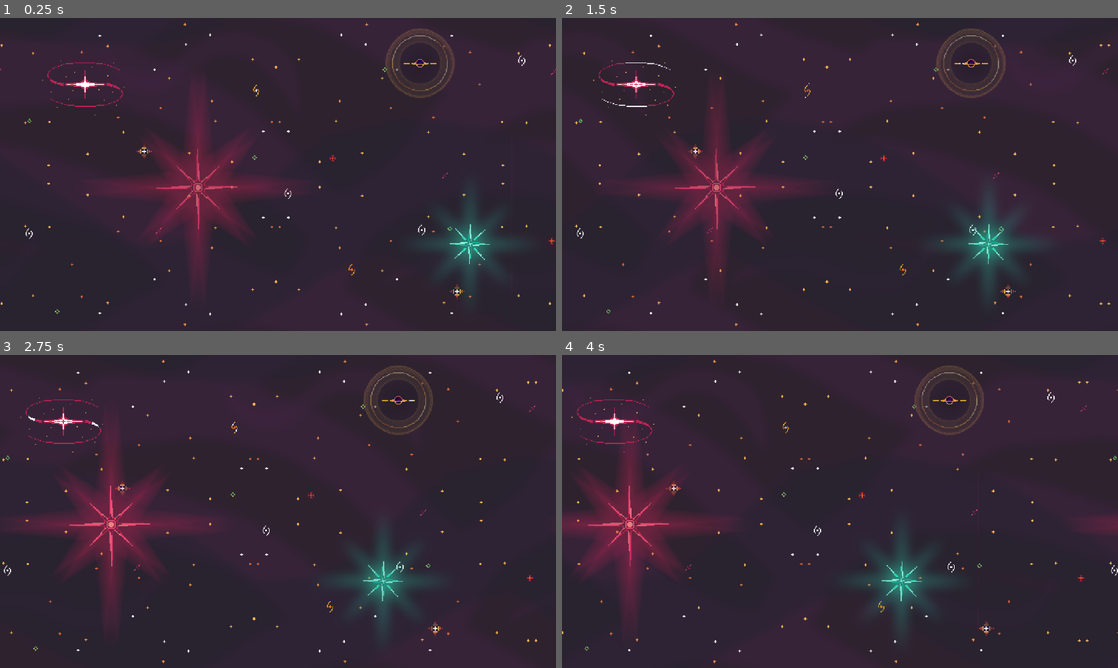
Above: before the commit, frames 1-4 (two rows, left to right).
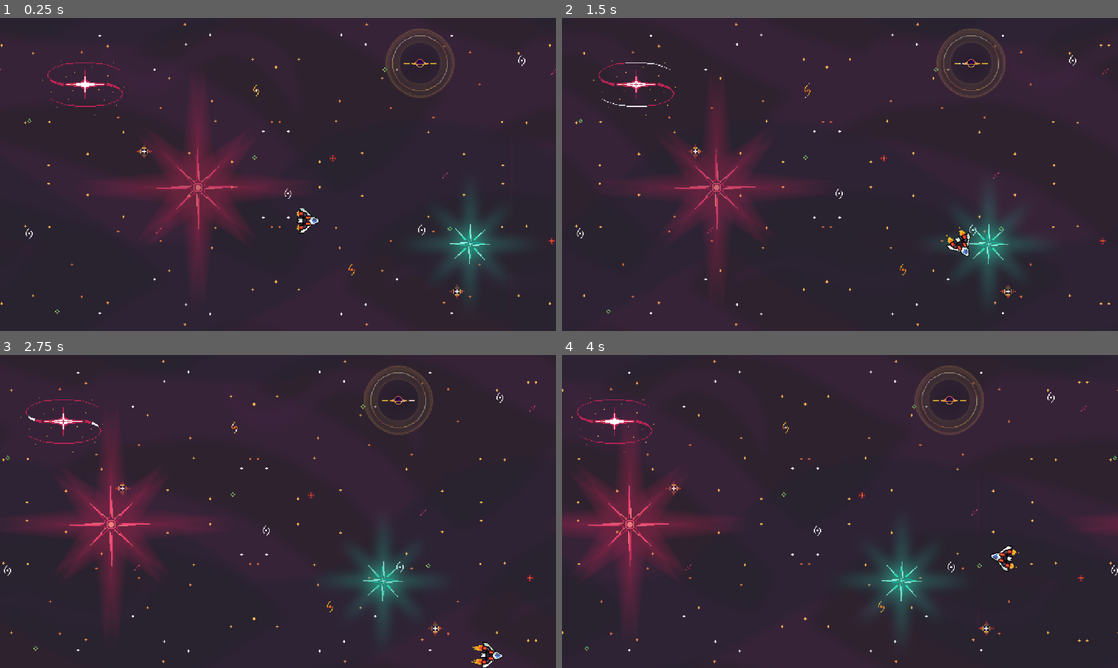
Above: after the commit, the same moments.

Repository: halmango/godot_start
Game: Godot game, scene res://Scenes/Game/Game.tscn
The game is run twice, just before and just after one commit, with the same random seed, the same clock (stepped at 60 frames per second) and the same inputs. The project has no main scene, so this scene is started directly.
Inputs:
- Up to frame 1 (0.25 s): no input
- Up to frame 2 (1.5 s): hold Right (move_right, bound only after the commit) 0.53-1.28 s; tap Shift (Boost, bound only after the commit) at 0.6, 1.35 s; hold Down (move_down, bound only after the commit) from 1.28 s (still down)
- Up to frame 3 (2.75 s): release Down (move_down, bound only after the commit) at 2.03 s; hold Right (move_right, bound only after the commit) from 2.03 s (still down); tap Shift (Boost, bound only after the commit) at 2.1 s
- Up to frame 4 (4 s): release Right (move_right, bound only after the commit) at 2.78 s; hold Up (move_up, bound only after the commit) 2.78-3.53 s; tap Shift (Boost, bound only after the commit) at 2.85, 3.6 s; hold Left (move_left, bound only after the commit) from 3.53 s (still down)

The runs differ from the first frame. In frame 1, 0.2% of the frame differs, in the area x 53-58%, y 60-69%; in frame 2, 0.2%, in the area x 69-74%, y 66-77%; in frame 3, 0.2%; in frame 4, 0.2%.

Commit message:
spaceX Create player scene (#16) close #16

Diff:
--- a/spaceX/Scenes/Game/Game.tscn
+++ b/spaceX/Scenes/Game/Game.tscn
@@ -1,9 +1,13 @@
 [gd_scene format=3 uid="uid://b5i7drqau2kad"]
 
-[ext_resource type="PackedScene" uid="uid://buuced2sku3oe" path="res://Scenes/Gamebackground/Gamebg.tscn" id="1_hqwdr"]
+[ext_resource type="PackedScene" uid="uid://buuced2sku3oe" path="res://Scenes/Gamebackground/gamebg.tscn" id="1_mv0hc"]
+[ext_resource type="PackedScene" uid="uid://cej4yt13oc6fv" path="res://Scenes/Player/player.tscn" id="2_qxfds"]
 
 [node name="Game" type="Node2D" unique_id=1280405625]
 
-[node name="GameBackground" parent="." unique_id=1637839733 instance=ExtResource("1_hqwdr")]
+[node name="GameBackground" parent="." unique_id=1637839733 instance=ExtResource("1_mv0hc")]
 offset = Vector2(320, 180)
 transform = Transform2D(1, 0, 0, 1, 320, 180)
+
+[node name="Player" parent="." unique_id=389152160 instance=ExtResource("2_qxfds")]
+position = Vector2(355, 233)
--- a/spaceX/Scenes/Gamebackground/Gamebg.tscn
+++ b/spaceX/Scenes/Gamebackground/Gamebg.tscn
@@ -1,6 +1,6 @@
 [gd_scene format=3 uid="uid://buuced2sku3oe"]
 
-[ext_resource type="Script" uid="uid://crwki57csx7r3" path="res://Scenes/Gamebackground/Gamebg.gd" id="1_e58j3"]
+[ext_resource type="Script" uid="uid://crwki57csx7r3" path="res://Scenes/Gamebackground/gamebg.gd" id="1_e58j3"]
 [ext_resource type="Texture2D" uid="uid://3n6f07rw8gtr" path="res://assets/backgrounds/layer01.png" id="1_ujb62"]
 [ext_resource type="Texture2D" uid="uid://cr57xalp74vpn" path="res://assets/backgrounds/layer02.png" id="2_e58j3"]
 [ext_resource type="Texture2D" uid="uid://l2ocoyrpk2hd" path="res://assets/backgrounds/layer03.png" id="3_85w72"]
--- /dev/null
+++ b/spaceX/Scenes/Player/player.gd
@@ -0,0 +1,46 @@
+extends Area2D
+
+const BOOST_SPEED : float = 150.0
+const NORMAL_SPEED : float = 50.0
+
+var velocity = Vector2.ZERO
+
+var speed : float = NORMAL_SPEED
+
+const MARGIN : float = 10.0
+var _upper_left
+var _lower_right
+
+# Called when the node enters the scene tree for the first time.
+func _ready() -> void:
+	set_player_boundary()
+
+
+# Called every frame. 'delta' is the elapsed time since the previous frame.
+func _process(delta: float) -> void:
+	var direction = Input.get_vector("move_left", "move_right", "move_up", "move_down")
+
+	if Input.is_action_just_pressed("Boost"):
+		speed = BOOST_SPEED
+		$AnimatedEngineSprite.play("Boost")
+		$Timer.start()
+
+	velocity = direction * speed
+	position += velocity * delta
+
+	position = position.clamp(_upper_left, _lower_right) # 화면 밖으로 안나가게 포지션 셋팅
+
+	if velocity.length() > 0:
+		rotation = lerp_angle(rotation, velocity.angle(), 5 * delta)
+
+
+func set_player_boundary() -> void:
+	var vp_rect2 : Rect2 = get_viewport_rect() # 화면의 왼쪽 상단 좌표와 오른쪽 하단 좌표를 리턴함
+
+	_upper_left = Vector2(MARGIN, MARGIN)
+	_lower_right = Vector2(vp_rect2.size.x - MARGIN, vp_rect2.size.y - MARGIN)
+
+
+func _on_timer_timeout() -> void:
+	speed = NORMAL_SPEED
+	$AnimatedEngineSprite.play("Idle")
--- /dev/null
+++ b/spaceX/Scenes/Player/player.tscn
@@ -0,0 +1,106 @@
+[gd_scene format=3 uid="uid://cej4yt13oc6fv"]
+
+[ext_resource type="Script" uid="uid://c324g480vcpnj" path="res://Scenes/Player/player.gd" id="1_mtuoh"]
+[ext_resource type="Texture2D" uid="uid://bcuimk8bucliv" path="res://assets/ships/Mainship/Mainship_hp4.png" id="1_xpcdj"]
+[ext_resource type="Texture2D" uid="uid://o4igja4inm8a" path="res://assets/ships/Mainship/Mainship_engine.png" id="2_mtuoh"]
+[ext_resource type="Texture2D" uid="uid://47qgodofe38u" path="res://assets/ships/Mainship/Mainship_engine_effect.png" id="3_htcer"]
+
+[sub_resource type="AtlasTexture" id="AtlasTexture_dd0ac"]
+atlas = ExtResource("3_htcer")
+region = Rect2(0, 48, 48, 48)
+
+[sub_resource type="AtlasTexture" id="AtlasTexture_0u5uq"]
+atlas = ExtResource("3_htcer")
+region = Rect2(48, 48, 48, 48)
+
+[sub_resource type="AtlasTexture" id="AtlasTexture_jlvik"]
+atlas = ExtResource("3_htcer")
+region = Rect2(96, 48, 48, 48)
+
+[sub_resource type="AtlasTexture" id="AtlasTexture_gk6dx"]
+atlas = ExtResource("3_htcer")
+region = Rect2(144, 48, 48, 48)
+
+[sub_resource type="AtlasTexture" id="AtlasTexture_jhyir"]
+atlas = ExtResource("3_htcer")
+region = Rect2(0, 0, 48, 48)
+
+[sub_resource type="AtlasTexture" id="AtlasTexture_74mp2"]
+atlas = ExtResource("3_htcer")
+region = Rect2(48, 0, 48, 48)
+
+[sub_resource type="AtlasTexture" id="AtlasTexture_oikmp"]
+atlas = ExtResource("3_htcer")
+region = Rect2(96, 0, 48, 48)
+
+[sub_resource type="AtlasTexture" id="AtlasTexture_06tpx"]
+atlas = ExtResource("3_htcer")
+region = Rect2(144, 0, 48, 48)
+
+[sub_resource type="SpriteFrames" id="SpriteFrames_7g0yx"]
+animations = [{
+"frames": [{
+"duration": 1.0,
+"texture": SubResource("AtlasTexture_dd0ac")
+}, {
+"duration": 1.0,
+"texture": SubResource("AtlasTexture_0u5uq")
+}, {
+"duration": 1.0,
+"texture": SubResource("AtlasTexture_jlvik")
+}, {
+"duration": 1.0,
+"texture": SubResource("AtlasTexture_gk6dx")
+}],
+"loop": true,
+"name": &"Boost",
+"speed": 15.0
+}, {
+"frames": [{
+"duration": 1.0,
+"texture": SubResource("AtlasTexture_jhyir")
+}, {
+"duration": 1.0,
+"texture": SubResource("AtlasTexture_74mp2")
+}, {
+"duration": 1.0,
+"texture": SubResource("AtlasTexture_oikmp")
+}, {
+"duration": 1.0,
+"texture": SubResource("AtlasTexture_06tpx")
+}],
+"loop": true,
+"name": &"Idle",
+"speed": 15.0
+}]
+
+[sub_resource type="CapsuleShape2D" id="CapsuleShape2D_dey5f"]
+radius = 8.0
+height = 26.0
+
+[node name="Player" type="Area2D" unique_id=389152160]
+script = ExtResource("1_mtuoh")
+
+[node name="MainShipSprite" type="Sprite2D" parent="." unique_id=349537104]
+rotation = 1.5707964
+texture = ExtResource("1_xpcdj")
+
+[node name="MainShipEngineSprite" type="Sprite2D" parent="." unique_id=693037228]
+rotation = 1.5707964
+texture = ExtResource("2_mtuoh")
+
+[node name="AnimatedEngineSprite" type="AnimatedSprite2D" parent="." unique_id=908996227]
+rotation = 1.5707964
+sprite_frames = SubResource("SpriteFrames_7g0yx")
+animation = &"Idle"
+autoplay = "Idle"
+
+[node name="CollisionShape2D" type="CollisionShape2D" parent="." unique_id=85647583]
+position = Vector2(-4, 0)
+shape = SubResource("CapsuleShape2D_dey5f")
+
+[node name="Timer" type="Timer" parent="." unique_id=1759447105]
+wait_time = 3.0
+one_shot = true
+
+[connection signal="timeout" from="Timer" to="." method="_on_timer_timeout"]
--- a/spaceX/project.godot
+++ b/spaceX/project.godot
@@ -25,6 +25,38 @@
 
 enabled=PackedStringArray("res://addons/copilot/plugin.cfg", "res://addons/godot_ai/plugin.cfg", "res://addons/sprite_cutter/plugin.cfg")
 
+[input]
+
+move_left={
+"deadzone": 0.2,
+"events": [Object(InputEventKey,"resource_local_to_scene":false,"resource_name":"","device":-1,"window_id":0,"alt_pressed":false,"shift_pressed":false,"ctrl_pressed":false,"meta_pressed":false,"pressed":false,"keycode":0,"physical_keycode":4194319,"key_label":0,"unicode":0,"location":0,"echo":false,"script":null)
+, Object(InputEventKey,"resource_local_to_scene":false,"resource_name":"","device":-1,"window_id":0,"alt_pressed":false,"shift_pressed":false,"ctrl_pressed":false,"meta_pressed":false,"pressed":false,"keycode":0,"physical_keycode":65,"key_label":0,"unicode":97,"location":0,"echo":false,"script":null)
+]
+}
+move_right={
+"deadzone": 0.2,
+"events": [Object(InputEventKey,"resource_local_to_scene":false,"resource_name":"","device":-1,"window_id":0,"alt_pressed":false,"shift_pressed":false,"ctrl_pressed":false,"meta_pressed":false,"pressed":false,"keycode":0,"physical_keycode":4194321,"key_label":0,"unicode":0,"location":0,"echo":false,"script":null)
+, Object(InputEventKey,"resource_local_to_scene":false,"resource_name":"","device":-1,"window_id":0,"alt_pressed":false,"shift_pressed":false,"ctrl_pressed":false,"meta_pressed":false,"pressed":false,"keycode":0,"physical_keycode":68,"key_label":0,"unicode":100,"location":0,"echo":false,"script":null)
+]
+}
+move_up={
+"deadzone": 0.2,
+"events": [Object(InputEventKey,"resource_local_to_scene":false,"resource_name":"","device":-1,"window_id":0,"alt_pressed":false,"shift_pressed":false,"ctrl_pressed":false,"meta_pressed":false,"pressed":false,"keycode":0,"physical_keycode":4194320,"key_label":0,"unicode":0,"location":0,"echo":false,"script":null)
+, Object(InputEventKey,"resource_local_to_scene":false,"resource_name":"","device":-1,"window_id":0,"alt_pressed":false,"shift_pressed":false,"ctrl_pressed":false,"meta_pressed":false,"pressed":false,"keycode":0,"physical_keycode":87,"key_label":0,"unicode":119,"location":0,"echo":false,"script":null)
+]
+}
+move_down={
+"deadzone": 0.2,
+"events": [Object(InputEventKey,"resource_local_to_scene":false,"resource_name":"","device":-1,"window_id":0,"alt_pressed":false,"shift_pressed":false,"ctrl_pressed":false,"meta_pressed":false,"pressed":false,"keycode":0,"physical_keycode":4194322,"key_label":0,"unicode":0,"location":0,"echo":false,"script":null)
+, Object(InputEventKey,"resource_local_to_scene":false,"resource_name":"","device":-1,"window_id":0,"alt_pressed":false,"shift_pressed":false,"ctrl_pressed":false,"meta_pressed":false,"pressed":false,"keycode":0,"physical_keycode":83,"key_label":0,"unicode":115,"location":0,"echo":false,"script":null)
+]
+}
+Boost={
+"deadzone": 0.2,
+"events": [Object(InputEventKey,"resource_local_to_scene":false,"resource_name":"","device":-1,"window_id":0,"alt_pressed":false,"shift_pressed":false,"ctrl_pressed":false,"meta_pressed":false,"pressed":false,"keycode":0,"physical_keycode":4194325,"key_label":0,"unicode":0,"location":0,"echo":false,"script":null)
+]
+}
+
 [physics]
 
 3d/physics_engine="Jolt Physics"
Not shown, added: spaceX/Scenes/Player/player.gd.uid
